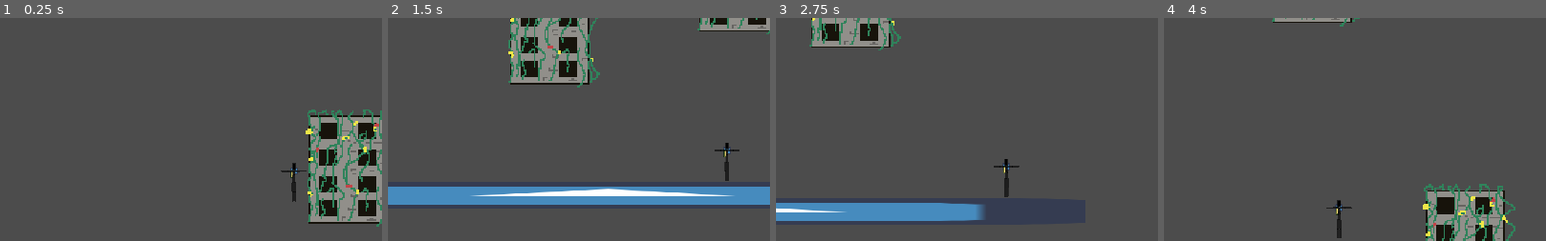
Above: before the commit, frames 1-4 (left to right).
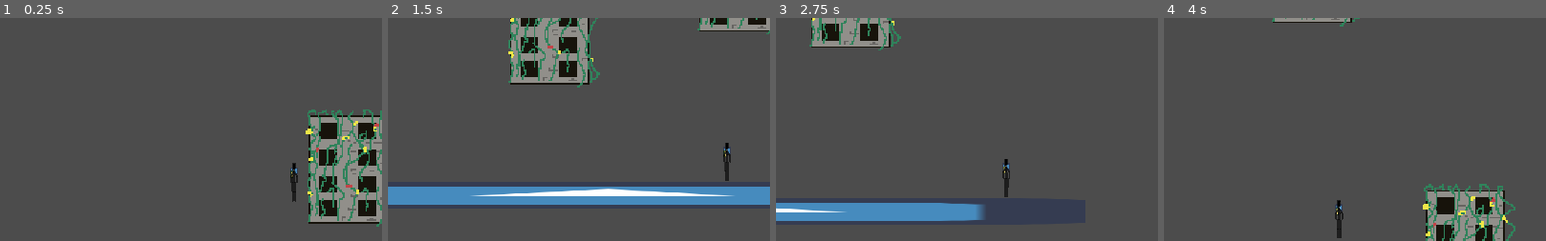
Above: after the commit, the same moments.

Repository: kevinms/godot-wild-jam-38
Game: Godot game, scene res://Game.tscn
Same seed, same stepped clock (60 frames per second), same inputs: the game is played once before the commit and once after it. The engine's default icon, where the game draws it, is replaced by a stand-in: a white triangle on a blue panel in a dark square.
Inputs (mouse positions are % of the whole screen's width and height, from its top left):
- Up to frame 1 (0.25 s): no input
- Up to frame 2 (1.5 s): tap Enter (ui_accept) at 0.5 s; move the mouse to (72, 45) at 0.52 s; hold D (right) from 0.53 s (still down); click (72, 45) at 0.6 s; tap W (jump) at 0.77 s; move the mouse to (30, 55) at 1.27 s; click (30, 55) at 1.35 s
- Up to frame 3 (2.75 s): tap W (jump) at 1.52 s; move the mouse to (60, 28) at 2.02 s; release D (right) at 2.03 s; hold A (left) from 2.03 s (still down); click (60, 28) at 2.1 s
- Up to frame 4 (4 s): move the mouse to (45, 70) at 2.77 s; release A (left) at 2.78 s; hold D (right) from 2.78 s (still down); click (45, 70) at 2.85 s; tap W (jump) at 3.02, 3.77 s; move the mouse to (80, 65) at 3.52 s; click (80, 65) at 3.6 s
The pictures show only the part of the screen within x 7-57%, y 20-70%; the shares and areas given below are measured in that part.

The runs differ from the first frame. In frame 1, less than 0.1% of the frame differs, in the area x 73-81%, y 67-74%; in frame 2, 0.1%; in frame 3, 0.1%, in the area x 57-64%, y 65-80%; in frame 4, 0.1%.

Commit message:
adding import files and it looks like fall death didn't commit...

Diff:
--- a/player/Player.tscn
+++ b/player/Player.tscn
@@ -58,12 +58,13 @@
 
 [node name="LeftArm" type="Bone2D" parent="Skeleton2D/Torso"]
 position = Vector2( -0.075179, -7.96241 )
+rotation = -1.0472
 rest = Transform2D( 1, 0, 0, 1, -0.110257, -7.96241 )
 default_length = 4.0
 
 [node name="LeftFormArm" type="Bone2D" parent="Skeleton2D/Torso/LeftArm"]
 position = Vector2( -3.9389, 0.0629168 )
-rotation = -3.14159
+rotation = -3.66519
 rest = Transform2D( -1, -4.44253e-06, 4.44253e-06, -1, -4.00905, 0.0278406 )
 default_length = 4.0
 
@@ -80,11 +81,13 @@
 
 [node name="RightArm" type="Bone2D" parent="Skeleton2D/Torso"]
 position = Vector2( -0.0278416, -7.96241 )
+rotation = 1.0472
 rest = Transform2D( 1, 0, 0, 1, -0.0278416, -7.96241 )
 default_length = 4.0
 
 [node name="RightForeArm" type="Bone2D" parent="Skeleton2D/Torso/RightArm"]
 position = Vector2( 4.31529, 0.0206041 )
+rotation = 0.523598
 rest = Transform2D( 1, 0, 0, 1, 4.31529, 0.0556812 )
 default_length = 4.0
 
@@ -181,4 +184,6 @@
 skeleton = NodePath("../../Skeleton2D")
 polygon = PoolVector2Array( 321, 988, 351, 975, 351, 933, 349, 788, 325, 777, 297, 785, 299, 963, 302, 983 )
 uv = PoolVector2Array( 321, 988, 351, 975, 351, 933, 349, 788, 325, 777, 297, 785, 299, 963, 302, 983 )
-bones = [ NodePath("Torso"), PoolRealArray( 0, 0, 0, 0, 0, 0 …(240 unchanged characters)… so/RightLeg/RightCalf"), PoolRealArray( 0, 0, 0, 0, 0, 0, 0, 0 ), NodePath("Torso/RightArm"), PoolReal …(260 unchanged characters)…
+bones = [ NodePath("Torso"), PoolRealArray( 0, 0, 0, 0, 0, 0 …(240 unchanged characters)… so/RightLeg/RightCalf"), PoolRealArray( 1, 1, 1, 1, 1, 1, 1, 1 ), NodePath("Torso/RightArm"), PoolReal …(260 unchanged characters)…
+
+[node name="AnimationPlayer" type="AnimationPlayer" parent="."]
